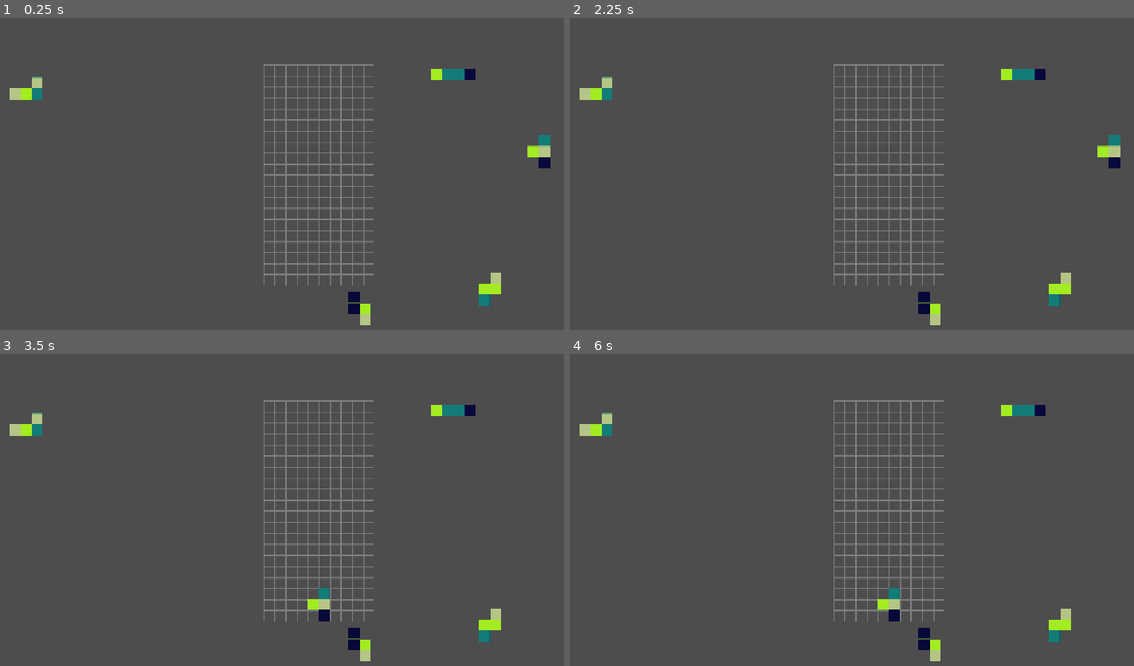
Above: before the commit, frames 1-4 (two rows, left to right).
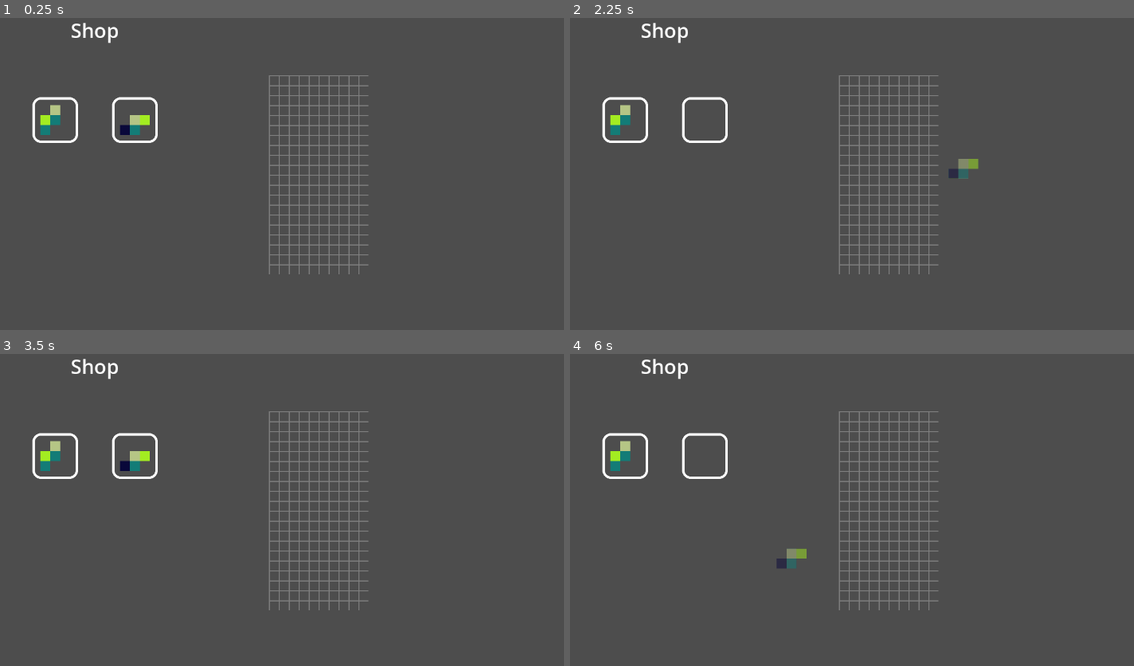
Above: after the commit, the same moments.

Repository: ClementRivaille/holde-the-lines
Game: Godot game, scene res://main.tscn
Two runs of this game, one before a commit and one after it. Both use one fixed random seed, a clock stepped at 60 frames per second and the inputs below.
Inputs (mouse positions are in pixels of both pictures, inside the frame that each line leads up to):
- Up to frame 1 (0.25 s): no input
- Up to frame 2 (2.25 s): click (626, 120) at 0.52 s; click (705, 120) at 1.27 s; tap Enter at 2 s; drag from (885, 174) to (1117, 139) at 2.02 s
- Up to frame 3 (3.5 s): drag from (547, 475) to (315, 510) at 2.77 s
- Up to frame 4 (6 s): move the mouse to (891, 594) at 3.52 s; hold Up (ui_up) 3.53-4.25 s; tap Shift at 3.6 s; click (891, 594) at 3.67 s; tap Space (ui_select) at 4.25 s; drag from (885, 603) to (609, 419) at 4.27 s; drag from (891, 603) to (586, 428) at 5.02 s; tap Enter at 5.75 s; drag from (891, 616) to (586, 428) at 5.77 s

The runs differ from the first frame. In frame 1, 6.8% of the frame differs, in the area x 1-98%, y 1-99%; in frame 2, 6.8%; in frame 3, 6.8%; in frame 4, 6.7%.

Commit message:
feat: shop button

Diff:
--- a/main.tscn
+++ b/main.tscn
@@ -1,10 +1,11 @@
 [gd_scene format=3 uid="uid://d2e2y0fmljsua"]
 
-[ext_resource type="Script" uid="uid://cehnya550v65k" path="res://scripts/tetromino.gd" id="1_ig7tw"]
 [ext_resource type="Script" uid="uid://bcw3cc6b82pin" path="res://scripts/block_pool.gd" id="1_lquwl"]
 [ext_resource type="Script" uid="uid://byja66fyj1qlr" path="res://scripts/drop_zone.gd" id="2_0xm2m"]
 [ext_resource type="Texture2D" uid="uid://pxhkb0lu558b" path="res://sprites/grid-tileset.png" id="3_h2yge"]
 [ext_resource type="Script" uid="uid://d2tsqxp214klb" path="res://debug.gd" id="4_1bvp3"]
+[ext_resource type="Texture2D" uid="uid://1iulcahwdluq" path="res://sprites/tetromino-button-background.png" id="6_7mycd"]
+[ext_resource type="Script" uid="uid://c8nsgs82r0vqt" path="res://scripts/shop_button.gd" id="7_272bh"]
 
 [sub_resource type="RectangleShape2D" id="RectangleShape2D_pvvjn"]
 
@@ -17,14 +18,16 @@
 tile_size = Vector2i(20, 20)
 sources/0 = SubResource("TileSetAtlasSource_1bvp3")
 
+[sub_resource type="LabelSettings" id="LabelSettings_pvvjn"]
+font_size = 40
+
 [node name="Main" type="Node2D" unique_id=626972420]
-
-[node name="Camera2D" type="Camera2D" parent="." unique_id=613755552]
 
 [node name="BlockPool" type="Node2D" parent="." unique_id=757010766]
 script = ExtResource("1_lquwl")
 
 [node name="DropZone" type="Area2D" parent="." unique_id=1487723071]
+position = Vector2(640, 360)
 script = ExtResource("2_0xm2m")
 
 [node name="CollisionShape2D" type="CollisionShape2D" parent="DropZone" unique_id=2144460545]
@@ -38,40 +41,6 @@
 [node name="Preview" type="Node2D" parent="DropZone" unique_id=1893210135]
 
 [node name="Blocks" type="Node2D" parent="DropZone" unique_id=662553194]
-
-[node name="Tetromino" type="Node2D" parent="." unique_id=915736883]
-position = Vector2(408, -42)
-script = ExtResource("1_ig7tw")
-block_types = Array[int]([1, 3, 0, 2])
-metadata/_custom_type_script = "uid://cehnya550v65k"
-
-[node name="Tetromino2" type="Node2D" parent="." unique_id=1060137083]
-position = Vector2(-529, -146)
-script = ExtResource("1_ig7tw")
-shape_type = 2
-block_types = Array[int]([0, 0, 3, 1])
-metadata/_custom_type_script = "uid://cehnya550v65k"
-
-[node name="Tetromino3" type="Node2D" parent="." unique_id=2044715780]
-position = Vector2(84, 242)
-script = ExtResource("1_ig7tw")
-shape_type = 4
-block_types = Array[int]([2, 2, 3, 0])
-metadata/_custom_type_script = "uid://cehnya550v65k"
-
-[node name="Tetromino4" type="Node2D" parent="." unique_id=1935065048]
-position = Vector2(300, 207)
-script = ExtResource("1_ig7tw")
-shape_type = 5
-block_types = Array[int]([0, 3, 3, 1])
-metadata/_custom_type_script = "uid://cehnya550v65k"
-
-[node name="Tetromino5" type="Node2D" parent="." unique_id=778927676]
-position = Vector2(234, -181)
-script = ExtResource("1_ig7tw")
-shape_type = 6
-block_types = Array[int]([3, 1, 1, 2])
-metadata/_custom_type_script = "uid://cehnya550v65k"
 
 [node name="UICanva" type="CanvasLayer" parent="." unique_id=468360717]
 
@@ -91,3 +60,60 @@
 offset_right = 40.0
 offset_bottom = 23.0
 text = "Blabla"
+
+[node name="Shop" type="Control" parent="UICanva" unique_id=174422460]
+layout_mode = 3
+anchor_right = 0.29793748
+anchor_bottom = 1.000389
+offset_right = 0.6399994
+offset_bottom = -0.2800064
+metadata/_edit_use_anchors_ = true
+
+[node name="Label" type="Label" parent="UICanva/Shop" unique_id=445617003]
+layout_mode = 1
+anchors_preset = -1
+anchor_top = 0.05694444
+anchor_right = 1.0002879
+anchor_bottom = 0.13616666
+offset_right = -0.11000061
+offset_bottom = -0.040002823
+text = "Shop"
+label_settings = SubResource("LabelSettings_pvvjn")
+horizontal_alignment = 1
+vertical_alignment = 1
+metadata/_edit_use_anchors_ = true
+
+[node name="HBoxContainer" type="HBoxContainer" parent="UICanva/Shop" unique_id=1668216649]
+propagate_maximum_size = false
+layout_mode = 1
+anchors_preset = -1
+anchor_top = 0.34722224
+anchor_right = 1.0
+anchor_bottom = 0.34722224
+offset_top = -50.0
+offset_bottom = 50.0
+theme_override_constants/separation = 60
+alignment = 1
+metadata/_edit_use_anchors_ = true
+
+[node name="ShopButton" type="Button" parent="UICanva/Shop/HBoxContainer" unique_id=45486718]
+custom_minimum_size = Vector2(100, 100)
+layout_mode = 2
+action_mode = 0
+icon = ExtResource("6_7mycd")
+flat = true
+icon_alignment = 1
+expand_icon = true
+script = ExtResource("7_272bh")
+metadata/_edit_use_anchors_ = true
+
+[node name="ShopButton2" type="Button" parent="UICanva/Shop/HBoxContainer" unique_id=9411309]
+custom_minimum_size = Vector2(100, 100)
+layout_mode = 2
+action_mode = 0
+icon = ExtResource("6_7mycd")
+flat = true
+icon_alignment = 1
+expand_icon = true
+script = ExtResource("7_272bh")
+metadata/_edit_use_anchors_ = true
--- a/project.godot
+++ b/project.godot
@@ -21,8 +21,9 @@
 
 [display]
 
-window/stretch/mode="canvas_items"
-window/stretch/aspect="expand"
+window/size/viewport_width=1280
+window/size/viewport_height=720
+window/stretch/mode="viewport"
 
 [editor_plugins]
 
--- a/scripts/block_piece.gd
+++ b/scripts/block_piece.gd
@@ -1,7 +1,5 @@
 extends Area2D
 class_name BlockPiece
-
-signal on_grabbed
 
 const BLOCK_SIZE: float = 20
 
@@ -18,11 +16,6 @@
 
 @onready var sprite: Sprite2D = $Sprite2D
 
-func _input_event(_viewport: Viewport, event: InputEvent, _shape_idx: int) -> void:
-	if event is InputEventMouseButton and (event as InputEventMouseButton).button_index == MOUSE_BUTTON_LEFT:
-		if event.is_pressed():
-			on_grabbed.emit()
-
 func set_placeable(placeable: bool):
 	modulate = Color(Color.WHITE, plaecable_opacity if placeable else unplaceable_opacity)
 
--- a/scripts/game_store.gd
+++ b/scripts/game_store.gd
@@ -29,7 +29,7 @@
 
 func grab_tetromino(tetromino: Array[Array]):
 	is_dragging = true
-	hand_tetromino = tetromino
+	hand_tetromino = tetromino.duplicate()
 	on_drag.emit()
 
 func release_tetromino():
@@ -68,7 +68,7 @@
 		on_tetromino_placeable.emit(can_be_placed, droped_blocks)
 
 func update_hand_tetromino(shape: Array[Array]):
-	hand_tetromino = shape
+	hand_tetromino = shape.duplicate()
 	if is_dragging:
 		check_tetromino_drop_position(cursor_position.x, cursor_position.y)
 
--- /dev/null
+++ b/scripts/shop_button.gd
@@ -0,0 +1,57 @@
+extends Button
+class_name  ShopButton
+
+const ALL_SHAPES: Array[Tetromino.SHAPE_TYPE] = [
+	Tetromino.SHAPE_TYPE.T,
+	Tetromino.SHAPE_TYPE.SQUARE,
+	Tetromino.SHAPE_TYPE.L,
+	Tetromino.SHAPE_TYPE.J,
+	Tetromino.SHAPE_TYPE.S,
+	Tetromino.SHAPE_TYPE.Z,
+	Tetromino.SHAPE_TYPE.I ]
+const ALL_TYPES: Array[BlockProperties.BlockType] = [
+	BlockProperties.BlockType.WEAK,
+	BlockProperties.BlockType.STANDARD,
+	BlockProperties.BlockType.STRONG,
+	BlockProperties.BlockType.GOLD
+]
+
+var _tetromino: Tetromino
+
+# Called when the node enters the scene tree for the first time.
+func _ready() -> void:
+	_tetromino = Tetromino.new()
+	add_child(_tetromino)
+	_tetromino.position = Vector2(size.x / 2, size.y / 2)
+
+	_tetromino.shape_type = get_random_shape()
+	_tetromino.block_types = get_random_blocks()
+	_tetromino.build()
+
+	pressed.connect(on_click)
+	GameStoreInstance.on_drop.connect(on_drop)
+
+
+func get_random_shape() -> Tetromino.SHAPE_TYPE:
+	return ALL_SHAPES[randi()%ALL_SHAPES.size()]
+
+func get_random_blocks() -> Array[BlockProperties.BlockType]:
+	var block_types: Array[BlockProperties.BlockType] = []
+	for i in 4:
+		block_types.append(ALL_TYPES[randi()%ALL_TYPES.size()])
+	return block_types
+
+func on_click():
+	_tetromino.grab()
+
+func on_drop(placed: bool):
+	if !_tetromino.is_grabbed(): return
+
+	# Put tetromino back in button
+	_tetromino.position = Vector2(size.x / 2, size.y / 2)
+	_tetromino.drop()
+	if placed:
+		# generate new shape
+		_tetromino.shape_type = get_random_shape()
+		_tetromino.block_types = get_random_blocks()
+		_tetromino.reset()
--- a/scripts/tetromino.gd
+++ b/scripts/tetromino.gd
@@ -68,14 +68,6 @@
 
 func _ready() -> void:
 	GameStoreInstance.on_tetromino_placeable.connect(on_placeable)
-	GameStoreInstance.on_drop.connect(on_drop)
-
-	# Prototype only
-	if GameStoreInstance.block_pool_instance == null:
-		GameStoreInstance.block_pool_initiated.connect(build)
-	else:
-		build()
-
 
 func build():
 	# Init shape with rotation
@@ -105,12 +97,18 @@
 		add_child(block)
 		block.block_id = block_props[i].id
 		block.set_type(block_props[i].type)
-		block.on_grabbed.connect(on_grab)
 
 	_build_shape()
 
-func on_grab():
+func reset():
+	for node: Node in get_children():
+		node.queue_free()
+	build()
+
+func grab():
 	_grabbed = true
+	for block: BlockPiece in get_children():
+		block.set_placeable(false)
 	GameStoreInstance.grab_tetromino(_shape)
 
 func _build_shape() -> void:
@@ -123,7 +121,7 @@
 			if has_block:
 				var block_id: int = _shape[row_idx][col_idx]
 				var block_idx: int = get_children().find_custom(func (b: BlockPiece): return b.block_id == block_id)
-				assert(block_idx != -1, "ERROR: Block % not instantiated" % block_id)
+				assert(block_idx != -1, "ERROR: Block %s not instantiated" % block_id)
 				var block: Node2D = get_child(block_idx)
 				block.position.x = (col_idx - center) * BlockPiece.BLOCK_SIZE
 				block.position.y = (row_idx - center) * BlockPiece.BLOCK_SIZE
@@ -170,9 +168,10 @@
 	for block: BlockPiece in get_children():
 		block.set_placeable(placeable)
 
-func on_drop(placed: bool):
-	if !_grabbed: return
+func drop():
+	_grabbed = false
+	for block: BlockPiece in get_children():
+		block.set_placeable(true)
 
-	_grabbed = false
-	if placed:
-		queue_free()
+func is_grabbed() -> bool:
+	return _grabbed
Not shown, added: scripts/shop_button.gd.uid
Binary file added: sprites/tetromino-button-background.png
Not shown, added: sprites/tetromino-button-background.png.import
